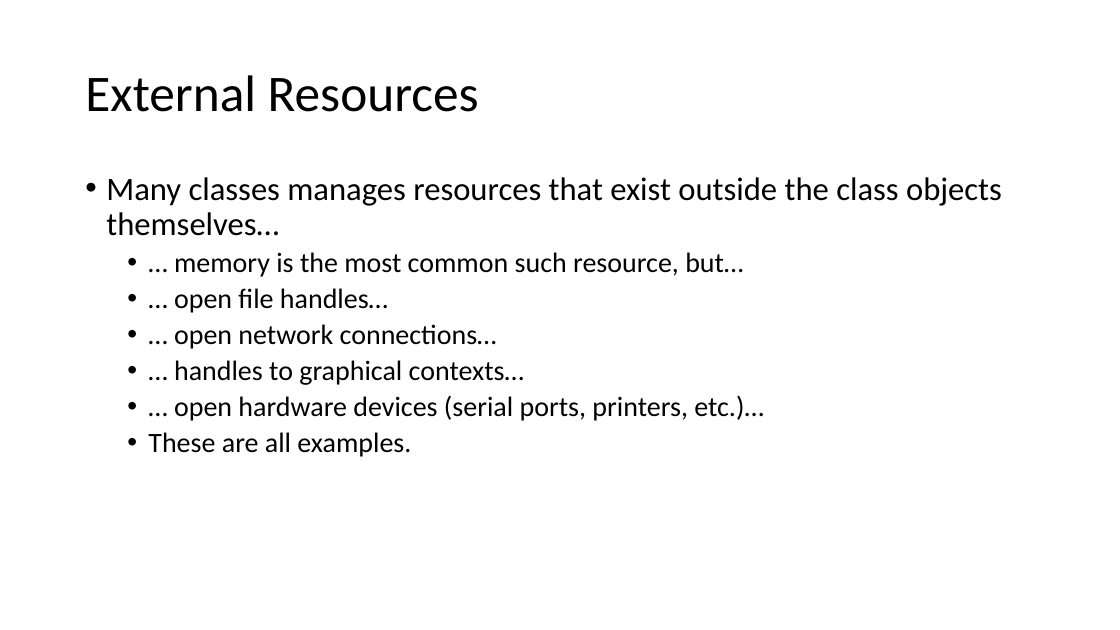
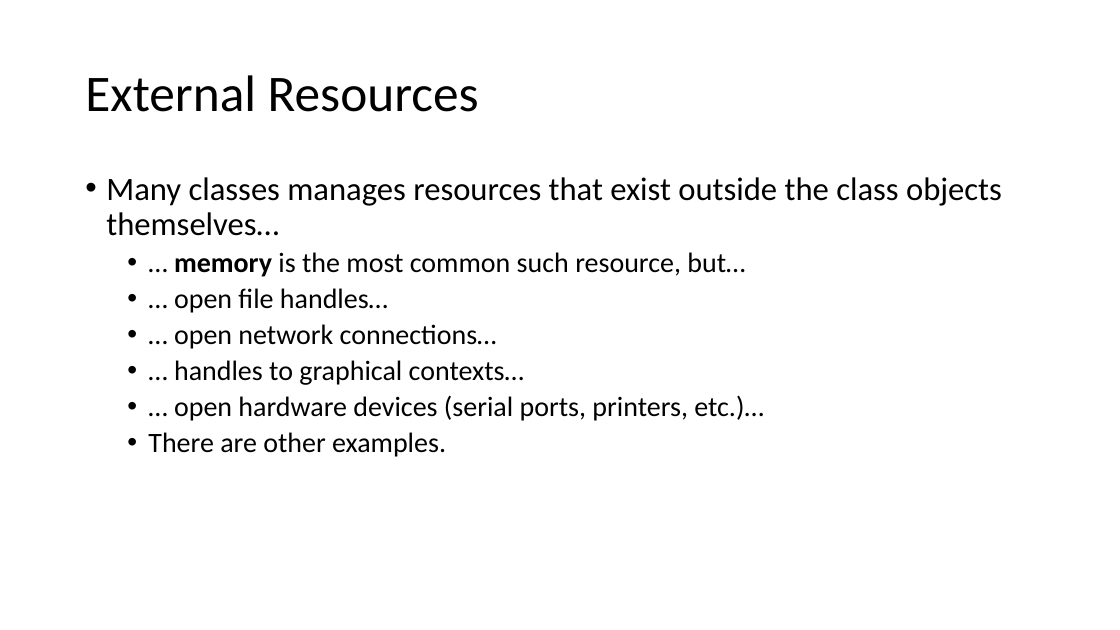
Before and after one commit to pchapin/cpp, a slide deck: slide 2 of BigInteger/doc/LifeCycle.pptx. Drawn at 1120x630 pixels with LibreOffice and Linux fonts; fonts in the diff are those of the drawing. Boxes give left, top, right and bottom in pixels: in the first picture for what was removed or moved away, otherwise in the second. Text is boxed around its words. In the diff, an @@ line names an element or a change of style, - is before the commit and + after.

Commit message:
Some minor adjustments to the BigInteger example.

```diff
--- a/BigInteger/doc/LifeCycle.pptx
+++ b/BigInteger/doc/LifeCycle.pptx
@@ text at (174,252,745,277): bold on in "memory" @@
@@ text at (148,432,446,457): text changed @@
-  • These are all examples.
+  • There are other examples.
```
Also in this commit, not shown: 9 other slides changed, 5 other files.
